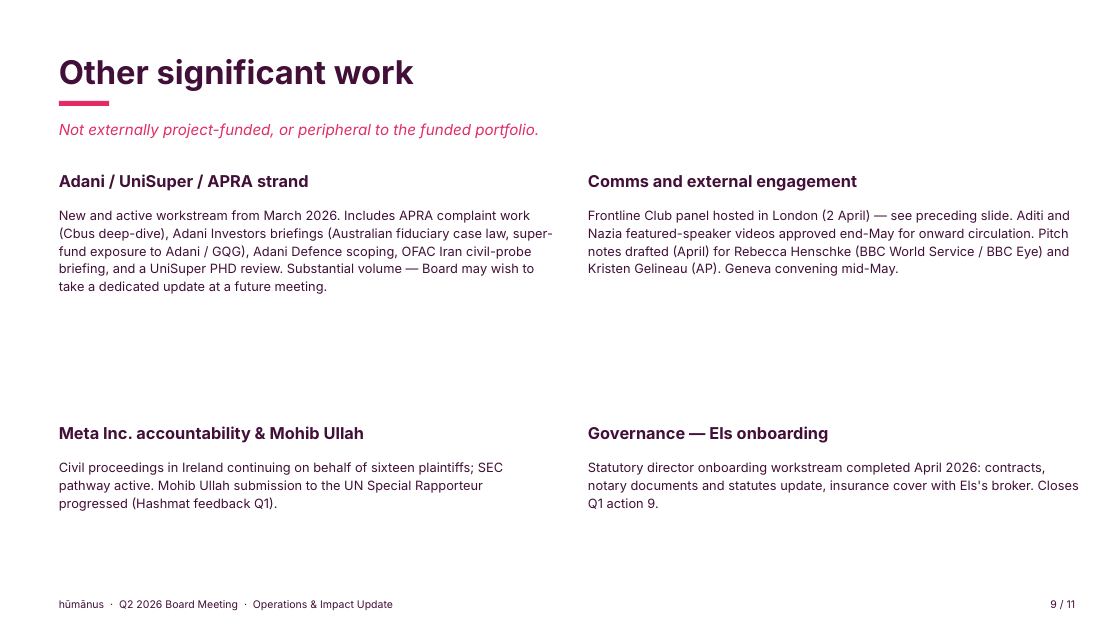
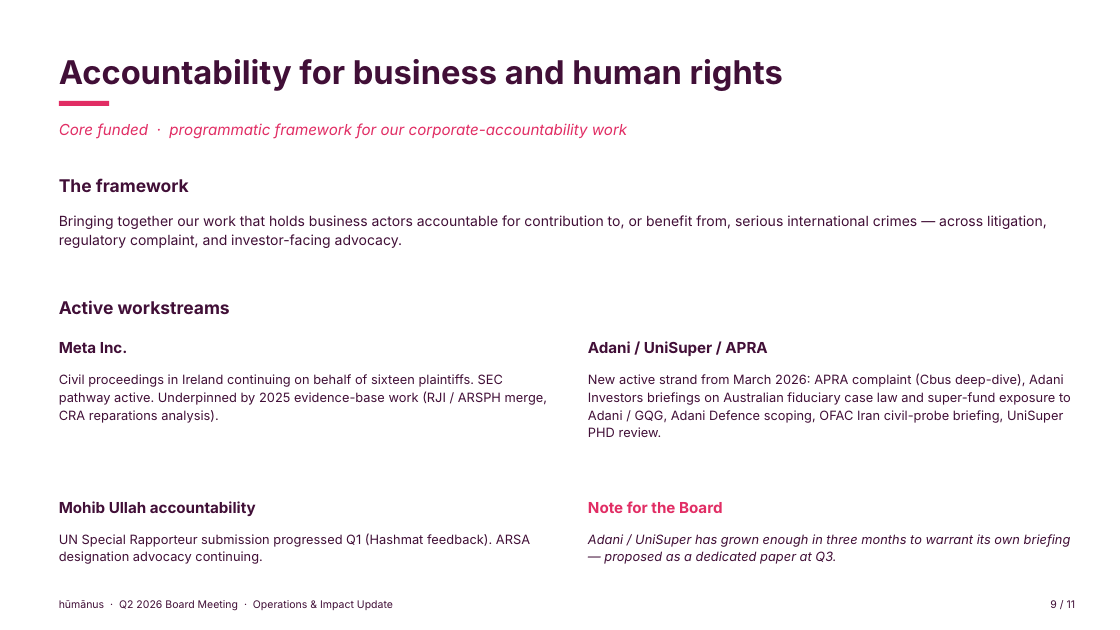
Before and after one commit to evafrances04/humanusGovernance, a slide deck: slide 9 of 2026/Q2/08-ED-Operations-Impact-Y2D.pptx. Drawn at 1120x630 pixels with LibreOffice and Linux fonts; fonts in the diff are those of the drawing. Boxes give left, top, right and bottom in pixels: in the first picture for what was removed or moved away, otherwise in the second. Text is boxed around its words. In the diff, an @@ line names an element or a change of style, - is before the commit and + after.

```diff
--- a/2026/Q2/08-ED-Operations-Impact-Y2D.pptx
+++ b/2026/Q2/08-ED-Operations-Impact-Y2D.pptx
@@ text at [59, 59, 783, 91]: text changed @@
-Other significant work
+Accountability for business and human rights
@@ text at [59, 123, 627, 139]: text changed @@
-Not externally project-funded, or peripheral to the funded portfolio.
+Core funded · programmatic framework for our corporate-accountability work
@@ text added at [59, 178, 189, 192], 15 pt, text #410F37, bold @@
+The framework
@@ text removed at [588, 175, 857, 191] @@
-Comms and external engagement
@@ text removed at [588, 209, 1070, 276] @@
-Frontline Club panel hosted in London (2 April) — see preceding slide. Aditi and Nazia featured-speaker videos approved end-May for onward circulation. Pitch notes drafted (April) for Rebecca Henschke (BBC World Service / BBC Eye) and Kristen Gelineau (AP). Geneva convening mid-May.
@@ text added at [59, 215, 1047, 248], 12 pt, text #410F37 @@
+Bringing together our work that holds business actors accountable for contribution to, or benefit from, serious international crimes — across litigation, regulatory complaint, and investor-facing advocacy.
@@ text added at [59, 300, 230, 314], 15 pt, text #410F37, bold @@
+Active workstreams
@@ text at [59, 342, 128, 353]: text changed; size 14 to 13 pt @@
-Meta Inc. accountability & Mohib Ullah
+Meta Inc.
@@ text at [588, 341, 767, 356]: text changed; size 14 to 13 pt @@
-Adani / UniSuper / APRA strand
+Adani / UniSuper / APRA
@@ text at [59, 374, 547, 423]: text changed @@
-Civil proceedings in Ireland continuing on behalf of sixteen plaintiffs; SEC pathway active. Mohib Ullah submission to the UN Special Rapporteur progressed (Hashmat feedback Q1).
+Civil proceedings in Ireland continuing on behalf of sixteen plaintiffs. SEC pathway active. Underpinned by 2025 evidence-base work (RJI / ARSPH merge, CRA reparations analysis).
@@ text at [588, 373, 1071, 437]: text changed @@
-New and active workstream from March 2026. Includes APRA complaint work (Cbus deep-dive), Adani Investors briefings (Australian fiduciary case law, super-fund exposure to Adani / GQG), Adani Defence scoping, OFAC Iran civil-probe briefing, and a UniSuper PHD review. Substantial volume — Board may wish to take a dedicated update at a future meeting.
+New active strand from March 2026: APRA complaint (Cbus deep-dive), Adani Investors briefings on Australian fiduciary case law and super-fund exposure to Adani / GQG, Adani Defence scoping, OFAC Iran civil-probe briefing, UniSuper PHD review.
@@ text removed at [588, 426, 829, 443] @@
-Governance — Els onboarding
@@ text removed at [588, 462, 1079, 509] @@
-Statutory director onboarding workstream completed April 2026: contracts, notary documents and statutes update, insurance cover with Els's broker. Closes Q1 action 9.
@@ text added at [59, 501, 256, 516], 13 pt, text #410F37, bold @@
+Mohib Ullah accountability
@@ text added at [588, 501, 723, 513], 13 pt, text #E12D64, bold @@
+Note for the Board
@@ text added at [59, 533, 530, 564], 11 pt, text #410F37 @@
+UN Special Rapporteur submission progressed Q1 (Hashmat feedback). ARSA designation advocacy continuing.
@@ text added at [588, 534, 1071, 564], 11 pt, text #410F37, italic @@
+Adani / UniSuper has grown enough in three months to warrant its own briefing — proposed as a dedicated paper at Q3.
```
Also in this commit, not shown: 3 other slides changed.
